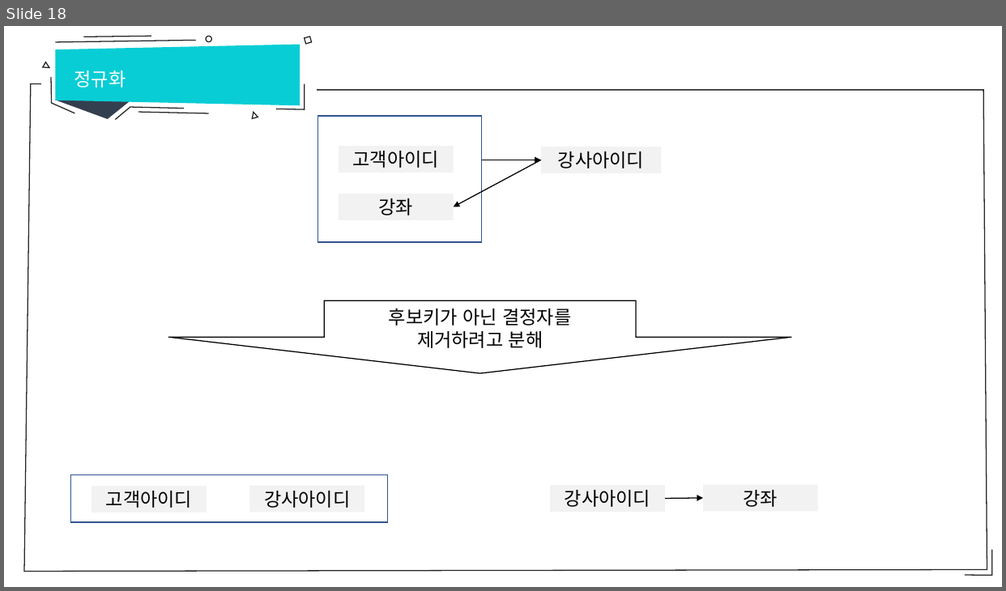
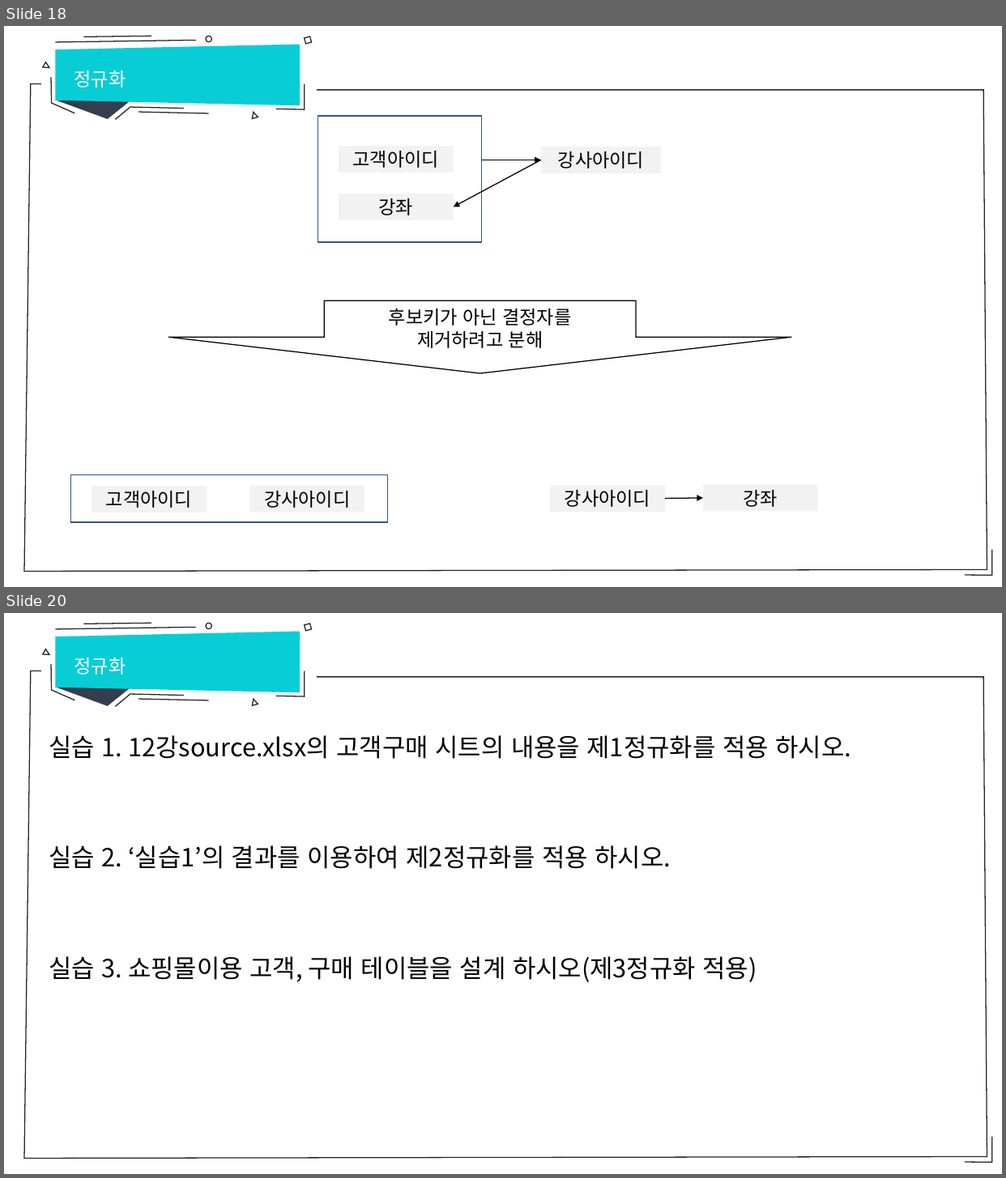
Before and after one commit to hitxid/openDatabase, a slide deck: database/12강 데이터베이스 정규화.pptx. Shown one above the other, each under a label of ours: slide 18 before the commit, slides 18 and 20 after it; the slides between them are not shown. The pictures are 1006x591 and 1006x1178 pixels, drawn with LibreOffice and Linux fonts; fonts in the diff are those of the drawing. Boxes give left, top, right and bottom in pixels: in the first picture for what was removed or moved away, otherwise in the second. Text is boxed around its words. In the diff, an @@ line names an element or a change of style, - is before the commit and + after.

Commit message:
- 7강 내용 수정 - 12강 내용 수정 및 연습 문제용 파일 추가 - 13, 14강 문서 추가 - mariadb설치 추가 - 트랜잭션, 장애회복 추가

```diff
--- a/database/12강 데이터베이스 정규화.pptx
+++ b/database/12강 데이터베이스 정규화.pptx
@@ slide 20 added at (4, 613, 1002, 1174), background #FFFFFF; not listed: 14 template elements that a slide beside it also shows @@
@@ text added at (74, 658, 126, 675), 18 pt, text #FFFFFF @@
+정규화
@@ text added at (49, 735, 851, 982), 24 pt, text #000000 @@
+실습 1. 12강source.xlsx의 고객구매 시트의 내용을 제1정규화를 적용 하시오.
+실습 2. ‘실습1’의 결과를 이용하여 제2정규화를 적용 하시오.
+실습 3. 쇼핑몰이용 고객, 구매 테이블을 설계 하시오(제3정규화 적용)
```
Also in this commit, not shown: 4 slides changed, 6 other files.
